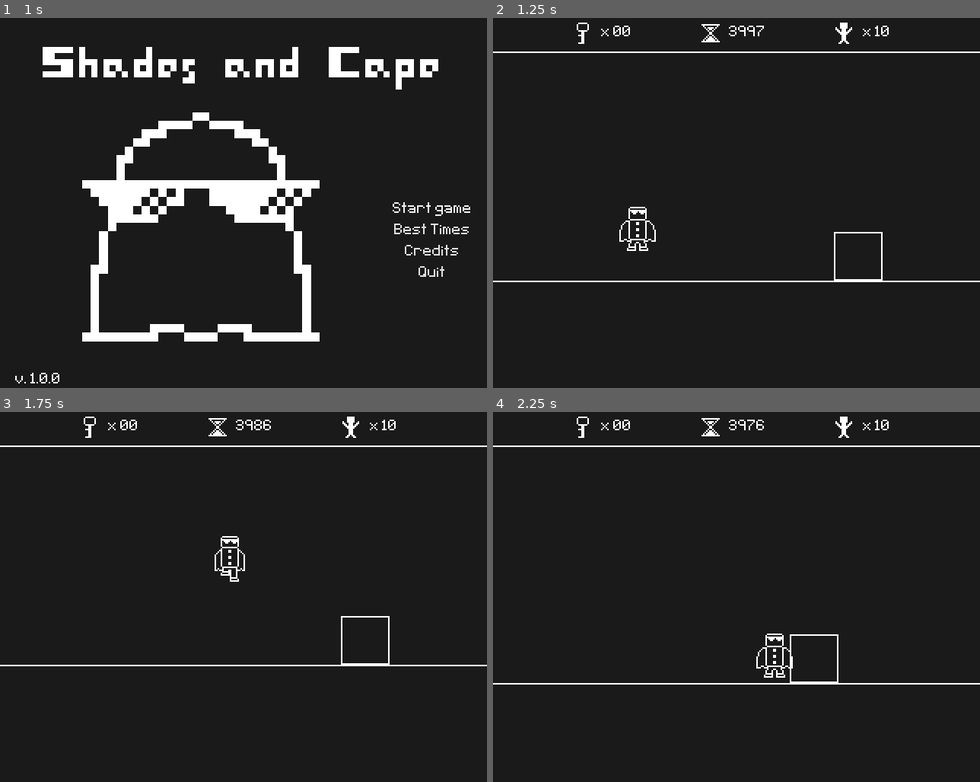
Above: before the commit, frames 1-4 (two rows, left to right).
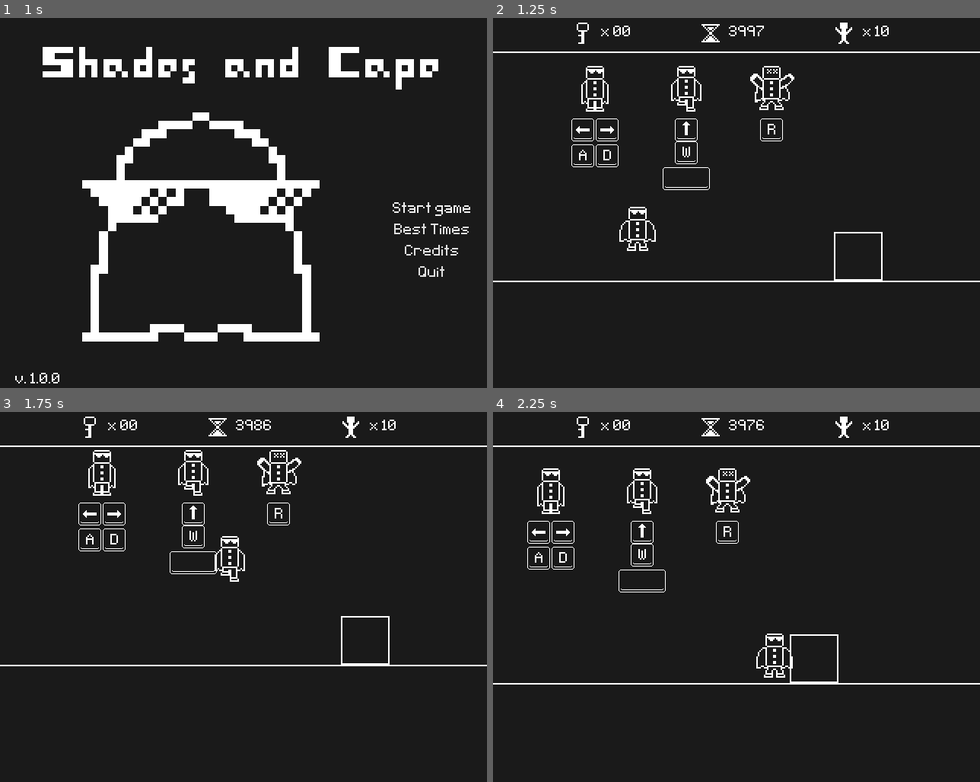
Above: after the commit, the same moments.

Repository: Kiel97/bialjam2019
Game: Godot game, scene res://Menu/MainMenu.tscn
Same seed, same stepped clock (60 frames per second), same inputs: the game is played once before the commit and once after it. Sound files missing from this copy of the repository are replaced by a short silence.
Inputs:
- Up to frame 1 (1 s): click "Start game" at 0.5 s
- Up to frame 2 (1.25 s): no input
- Up to frame 3 (1.75 s): hold Right (move_right) from 1.28 s (still down); tap Up (jump) at 1.52 s
- Up to frame 4 (2.25 s): keep holding Right (move_right)

Frame 1 is identical in both runs. In frame 2, 1.3% of the frame differs, in the area x 16-62%, y 12-47%; in frame 3, 1.3%; in frame 4, 1.3%.

Commit message:
Added key sprites and arranged them as help section at beginning of lvl

Diff:
--- a/Bialjam2019/Levels/Level.tscn
+++ b/Bialjam2019/Levels/Level.tscn
@@ -1,12 +1,21 @@
-[gd_scene load_steps=8 format=2]
+[gd_scene load_steps=17 format=2]
 
 [ext_resource path="res://Levels/Level_example.gd" type="Script" id=1]
 [ext_resource path="res://B&W Simple Tileset/B&WTileset.tres" type="TileSet" id=2]
-[ext_resource path="res://Gate/Gate.tscn" type="PackedScene" id=3]
-[ext_resource path="res://Key/Key.tscn" type="PackedScene" id=4]
-[ext_resource path="res://Cage/Cage.tscn" type="PackedScene" id=5]
-[ext_resource path="res://Hero/Hero.tscn" type="PackedScene" id=6]
-[ext_resource path="res://Music/game.ogg" type="AudioStream" id=7]
+[ext_resource path="res://Help Sprites/a_key.png" type="Texture" id=3]
+[ext_resource path="res://Help Sprites/d_key.png" type="Texture" id=4]
+[ext_resource path="res://Help Sprites/left_key.png" type="Texture" id=5]
+[ext_resource path="res://Help Sprites/right_key.png" type="Texture" id=6]
+[ext_resource path="res://Hero/Hero.png" type="Texture" id=7]
+[ext_resource path="res://Help Sprites/space_key.png" type="Texture" id=8]
+[ext_resource path="res://Help Sprites/w_key.png" type="Texture" id=9]
+[ext_resource path="res://Help Sprites/up_key.png" type="Texture" id=10]
+[ext_resource path="res://Help Sprites/r_key.png" type="Texture" id=11]
+[ext_resource path="res://Gate/Gate.tscn" type="PackedScene" id=12]
+[ext_resource path="res://Key/Key.tscn" type="PackedScene" id=13]
+[ext_resource path="res://Cage/Cage.tscn" type="PackedScene" id=14]
+[ext_resource path="res://Hero/Hero.tscn" type="PackedScene" id=15]
+[ext_resource path="res://Music/game.ogg" type="AudioStream" id=16]
 
 [node name="Level" type="Node2D"]
 position = Vector2( 0, -3 )
@@ -27,15 +36,87 @@
 format = 1
 tile_data = PoolIntArray( -65503, 0, 0, -65502, 0, 2, 33, 0, 65541, 34, 0, 65539, 98, 0, 0, 99, 0, 1, 100, 0, 1, 101, 0 …(18434 unchanged characters)…
 
+[node name="HelpSection" type="Node2D" parent="."]
+position = Vector2( 127, 498 )
+
+[node name="MoveHelp" type="Node2D" parent="HelpSection"]
+editor/display_folded = true
+position = Vector2( -60, 0 )
+
+[node name="Key_A" type="Sprite" parent="HelpSection/MoveHelp"]
+position = Vector2( -8, 28 )
+scale = Vector2( 0.5, 0.5 )
+texture = ExtResource( 3 )
+
+[node name="Key_D" type="Sprite" parent="HelpSection/MoveHelp"]
+position = Vector2( 8, 28 )
+scale = Vector2( 0.5, 0.5 )
+texture = ExtResource( 4 )
+
+[node name="Key_Left" type="Sprite" parent="HelpSection/MoveHelp"]
+position = Vector2( -8, 11 )
+scale = Vector2( 0.5, 0.5 )
+texture = ExtResource( 5 )
+
+[node name="Key_Right" type="Sprite" parent="HelpSection/MoveHelp"]
+position = Vector2( 8, 11 )
+scale = Vector2( 0.5, 0.5 )
+texture = ExtResource( 6 )
+
+[node name="Sprite_Run" type="Sprite" parent="HelpSection/MoveHelp"]
+position = Vector2( 0, -16 )
+texture = ExtResource( 7 )
+region_enabled = true
+region_rect = Rect2( 0, 0, 32, 32 )
+
+[node name="JumpHelp" type="Node2D" parent="HelpSection"]
+editor/display_folded = true
+
+[node name="Key_Space" type="Sprite" parent="HelpSection/JumpHelp"]
+position = Vector2( 0, 43 )
+scale = Vector2( 0.5, 0.5 )
+texture = ExtResource( 8 )
+
+[node name="Key_W" type="Sprite" parent="HelpSection/JumpHelp"]
+position = Vector2( 0, 26 )
+scale = Vector2( 0.5, 0.5 )
+texture = ExtResource( 9 )
+
+[node name="Key_Up" type="Sprite" parent="HelpSection/JumpHelp"]
+position = Vector2( 0, 11 )
+scale = Vector2( 0.5, 0.5 )
+texture = ExtResource( 10 )
+
+[node name="Jump_Run" type="Sprite" parent="HelpSection/JumpHelp"]
+position = Vector2( 0, -16 )
+texture = ExtResource( 7 )
+region_enabled = true
+region_rect = Rect2( 32, 0, 32, 32 )
+
+[node name="RetryHelp" type="Node2D" parent="HelpSection"]
+editor/display_folded = true
+position = Vector2( 56, 0 )
+
+[node name="Key_Up" type="Sprite" parent="HelpSection/RetryHelp"]
+position = Vector2( 0, 11 )
+scale = Vector2( 0.5, 0.5 )
+texture = ExtResource( 11 )
+
+[node name="Jump_Run" type="Sprite" parent="HelpSection/RetryHelp"]
+position = Vector2( 0, -16 )
+texture = ExtResource( 7 )
+region_enabled = true
+region_rect = Rect2( 96, 0, 32, 32 )
+
 [node name="Gates" type="Node" parent="."]
 
-[node name="Gate" parent="Gates" instance=ExtResource( 3 )]
+[node name="Gate" parent="Gates" instance=ExtResource( 12 )]
 position = Vector2( 1968, 781 )
 
-[node name="Gate2" parent="Gates" instance=ExtResource( 3 )]
+[node name="Gate2" parent="Gates" instance=ExtResource( 12 )]
 position = Vector2( 3024, 237 )
 
-[node name="Gate3" parent="Gates" instance=ExtResource( 3 )]
+[node name="Gate3" parent="Gates" instance=ExtResource( 12 )]
 position = Vector2( 2224, 269 )
 
 [node name="Collectibles" type="Node" parent="."]
Binary file added: Bialjam2019/Help Sprites/a_key.png
Not shown, added: Bialjam2019/Help Sprites/a_key.png.import
Binary file added: Bialjam2019/Help Sprites/d_key.png
Not shown, added: Bialjam2019/Help Sprites/d_key.png.import
Binary file added: Bialjam2019/Help Sprites/left_key.png
Not shown, added: Bialjam2019/Help Sprites/left_key.png.import
Binary file added: Bialjam2019/Help Sprites/r_key.png
Not shown, added: Bialjam2019/Help Sprites/r_key.png.import
Binary file added: Bialjam2019/Help Sprites/right_key.png
Not shown, added: Bialjam2019/Help Sprites/right_key.png.import
Binary file added: Bialjam2019/Help Sprites/space_key.png
Not shown, added: Bialjam2019/Help Sprites/space_key.png.import
(and 17 more such lines)
